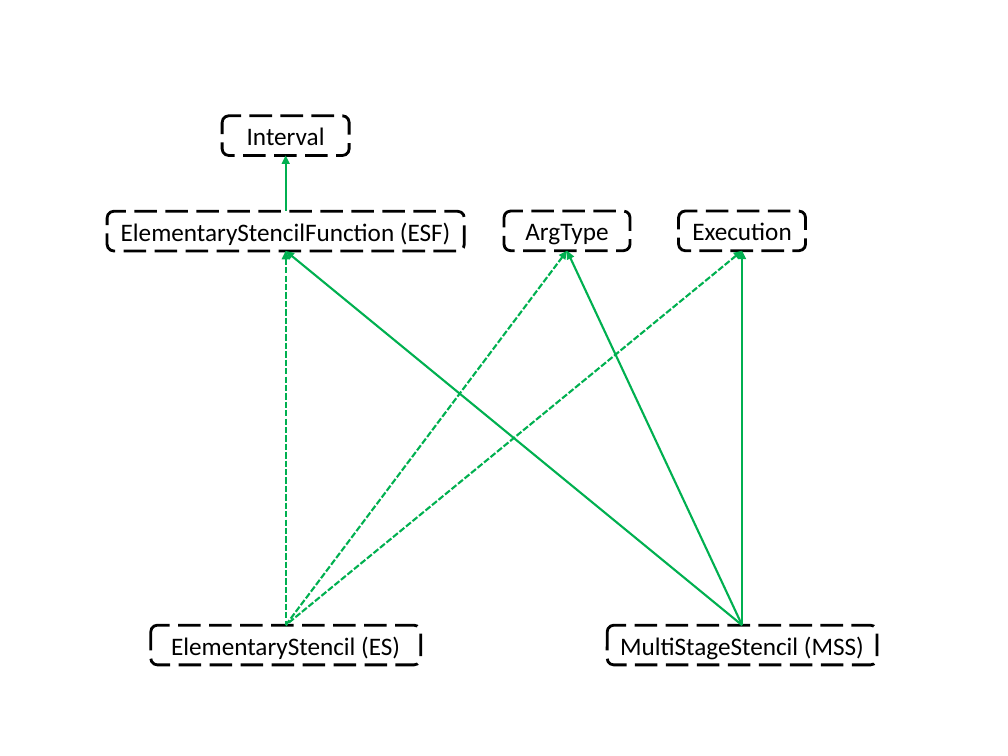
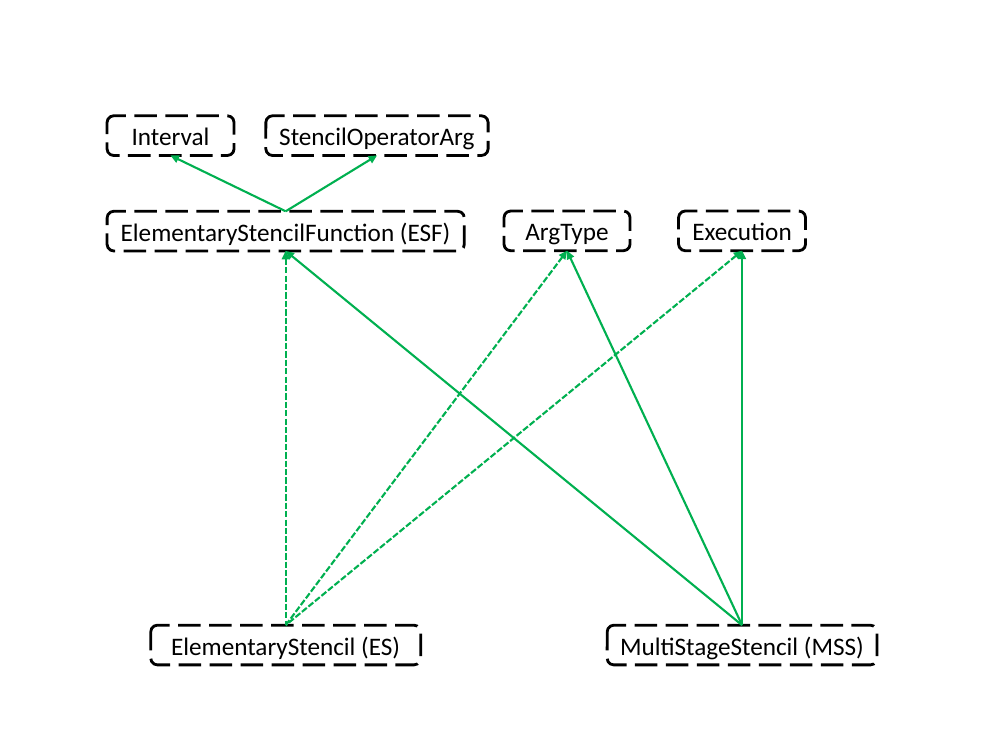
Before and after one commit to GridTools/gridtools, a slide deck: slide 5 of docs/diagrams/gridtoolsconcepts.pptx (slide 4 before the commit). Drawn at 1008x756 pixels with LibreOffice and Linux fonts; fonts in the diff are those of the drawing. Boxes give left, top, right and bottom in pixels: in the first picture for what was removed or moved away, otherwise in the second. Text is boxed around its words. In the diff, an @@ line names an element or a change of style, - is before the commit and + after.

```diff
--- a/docs/diagrams/gridtoolsconcepts.pptx
+++ b/docs/diagrams/gridtoolsconcepts.pptx
@@ rounded rectangle "Interval": place and size @@
-rounded rectangle "Interval" at <box>222,116,349,155</box>
+rounded rectangle "Interval" at <box>107,116,234,155</box>
@@ rounded rectangle added at <box>266,116,488,155</box>, outline #000000 2 pt dashed, 18 pt, text #000000 @@
+StencilOperatorArg
@@ arrow moved from (285, 155) - (285, 212) to (170, 155) - (285, 212) @@
@@ arrow added from (285, 212) to (377, 155), #00B050 1.5 pt @@
```
Also in this commit, not shown: 1 slide added, 4 other files.
